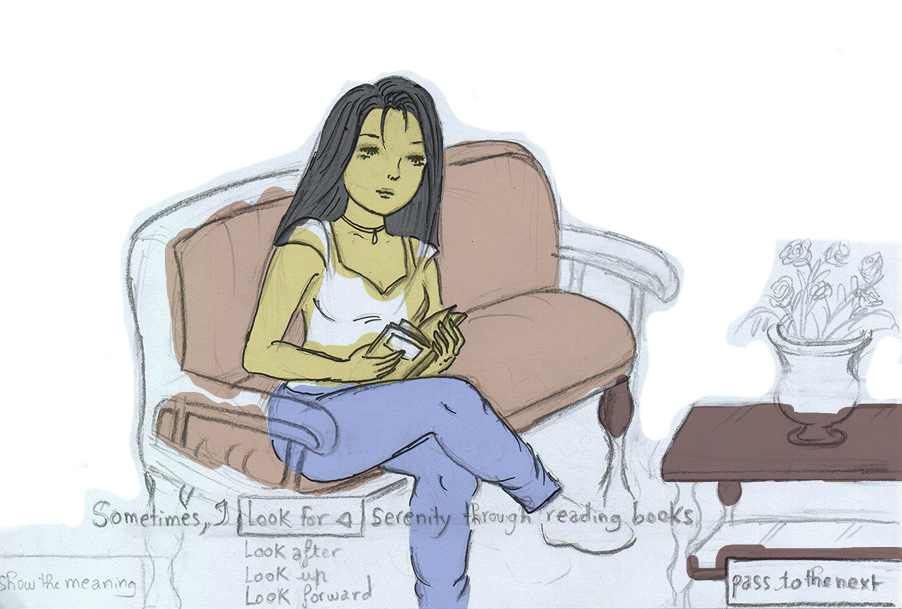
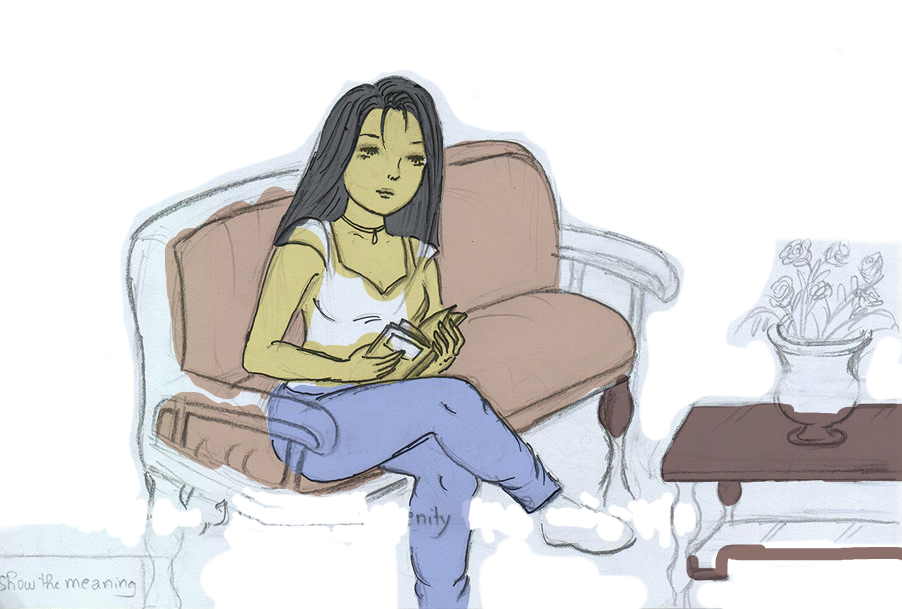
Layers edited between the first and the second 902x609 image:
painted on "pencils" over [left=74, top=459, right=902, bottom=609]
